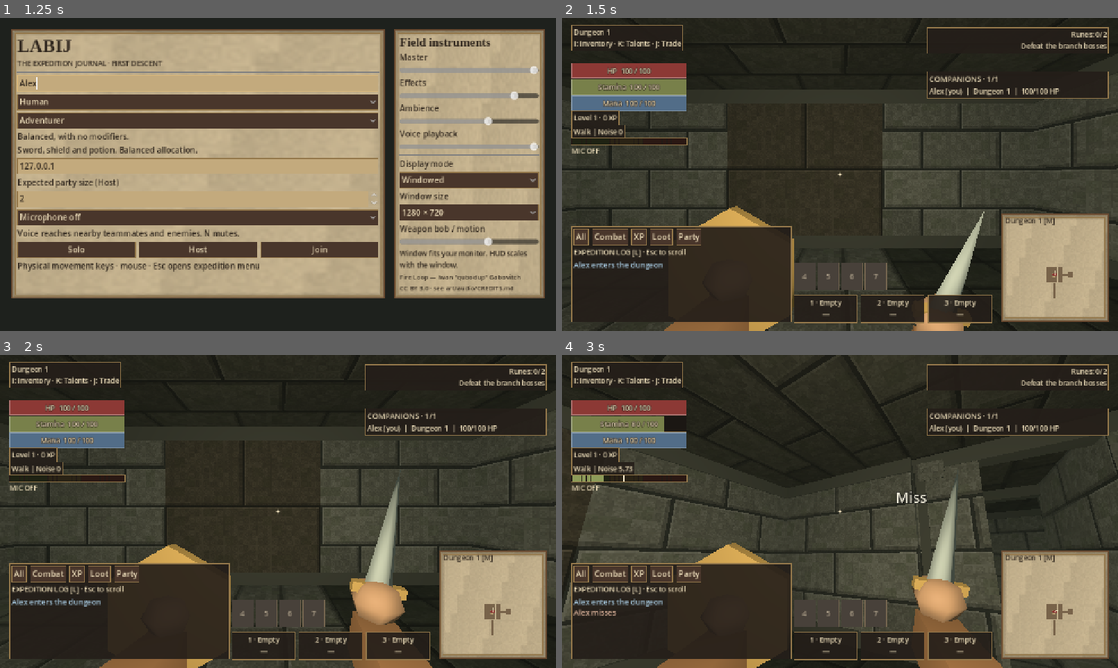
Above: before the commit, frames 1-4 (two rows, left to right).
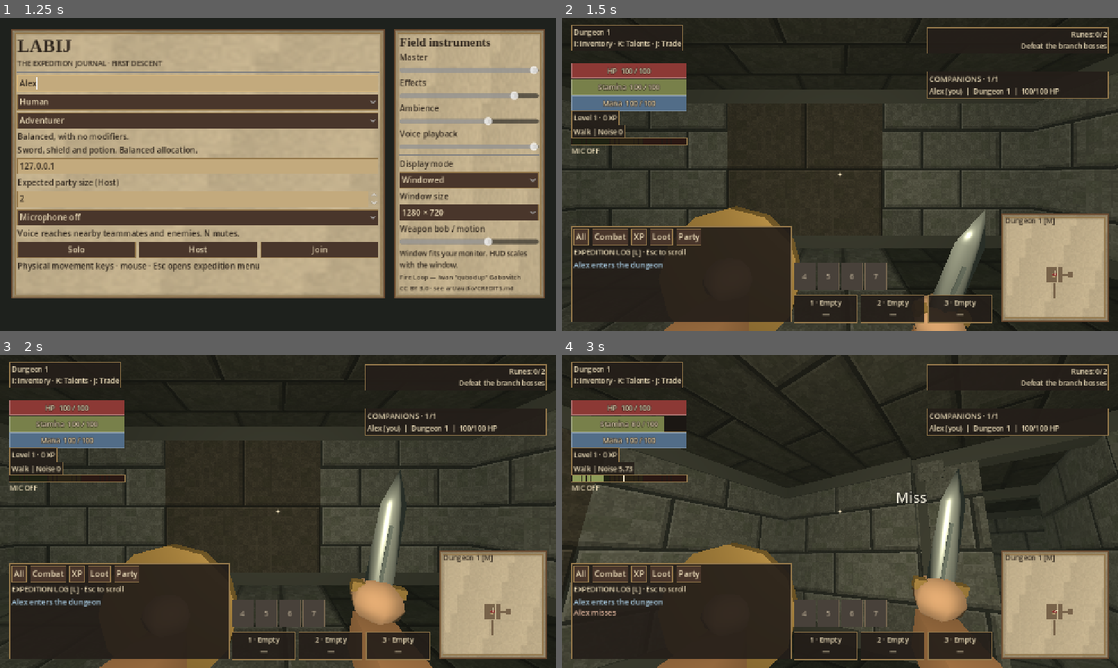
Above: after the commit, the same moments.

Repository: tdonnenfeld/LABIJ
Game: Godot game, scene res://game/main.tscn
The game is run twice, just before and just after one commit, with the same random seed, the same clock (stepped at 60 frames per second) and the same inputs. Sound files missing from this copy of the repository are replaced by a short silence.
Inputs (mouse positions are in pixels of both pictures, inside the frame that each line leads up to):
- Up to frame 1 (1.25 s): click (200, 83) at 0.52 s; type "Alex" at 0.6 s
- Up to frame 2 (1.5 s): click "Solo" at 1.25 s
- Up to frame 3 (2 s): no input
- Up to frame 4 (3 s): click "All" at 2 s; tap Enter at 2.75 s; move the mouse to (867, 511) at 2.77 s; hold W from 2.78 s (still down); hold Shift from 2.78 s (still down); click (867, 511) at 2.92 s

Frame 1 is identical in both runs. In frame 2, 2.0% of the frame differs, in the area x 22-77%, y 60-100%; in frame 3, 2.2%, in the area x 22-74%, y 36-100%; in frame 4, 2.1%.

Commit message:
Refine weapon silhouettes, grip wraps, shield rivets, helmets and loot materials

Diff:
--- a/game/items/loot_models.gd
+++ b/game/items/loot_models.gd
@@ -11,11 +11,12 @@
 	if not materials.has(color):
 		var mat := StandardMaterial3D.new()
 		mat.albedo_color = color
-		mat.roughness = 0.75
+		mat.roughness = 0.46 if color == STEEL or color == BRASS else 0.88
+		mat.metallic = 0.55 if color == STEEL or color == BRASS else 0.0
 		mat.cull_mode = BaseMaterial3D.CULL_DISABLED
 		mat.emission_enabled = true
 		mat.emission = color
-		mat.emission_energy_multiplier = 0.16
+		mat.emission_energy_multiplier = 0.06
 		materials[color] = mat
 	return materials[color]
 
@@ -38,7 +39,7 @@
 	mesh.top_radius = radius if tip < 0.0 else tip
 	mesh.bottom_radius = radius
 	mesh.height = height
-	mesh.radial_segments = 6
+	mesh.radial_segments = 12
 	mesh.rings = 0
 	part(parent, mesh, at, color, angle)
 
@@ -47,17 +48,25 @@
 	mesh.radius = radius
 	mesh.height = radius * 1.7
 	mesh.radial_segments = 6
-	mesh.rings = 3
+	mesh.rings = 5
 	part(parent, mesh, at, color)
 
 static func blade(parent: Node3D, at: Vector3, width: float, length: float, color: Color) -> void:
 	var surface := SurfaceTool.new()
 	surface.begin(Mesh.PRIMITIVE_TRIANGLES)
-	var points := [Vector3(-width * 0.5, 0, 0), Vector3(0, 0.022, 0), Vector3(width * 0.5, 0, 0), Vector3(0, -0.022, 0), Vector3(0, 0, -length)]
-	for i in range(4):
-		surface.add_vertex(points[i])
-		surface.add_vertex(points[(i + 1) % 4])
-		surface.add_vertex(points[4])
+	var rings: Array[Array] = []
+	for z in [0.0, -length * 0.72, -length]:
+		var w := width * (0.5 if z == 0.0 else (0.42 if z > -length else 0.0))
+		var thickness := 0.018 if z > -length else 0.0
+		rings.append([Vector3(-w, 0, z), Vector3(0, thickness, z), Vector3(w, 0, z), Vector3(0, -thickness, z)])
+	for j in range(2):
+		for i in range(4):
+			var next := (i + 1) % 4
+			for point in [rings[j][i], rings[j][next], rings[j + 1][i]]:
+				surface.add_vertex(point)
+			if j == 0:
+				for point in [rings[j][next], rings[j + 1][next], rings[j + 1][i]]:
+					surface.add_vertex(point)
 	surface.generate_normals()
 	part(parent, surface.commit(), at, color)
 
@@ -85,15 +94,30 @@
 			box(model, Vector3(0, 0, base_at), Vector3(0.10 if base == "spear" else 0.22, 0.04, 0.045), BRASS)
 			blade(model, Vector3(0, 0, base_at), 0.085 if base == "venom_dagger" else 0.12, length, STEEL if base != "venom_dagger" else Color("#789568"))
 			gem(model, Vector3(0, 0, handle * 0.75), 0.04, BRASS)
+			for i in range(5):
+				cylinder(model, Vector3(0, 0, handle * (0.06 + 0.13 * i)), 0.027, 0.018, LEATHER, -1.0, flat)
+			if base == "sword":
+				box(model, Vector3(0, 0.019, base_at - length * 0.31), Vector3(0.014, 0.006, length * 0.48), Color("#59635f"))
 		"axe":
 			box(model, Vector3.ZERO, Vector3(0.05, 0.05, 0.65), WOOD)
-			box(model, Vector3(0.10, 0, -0.23), Vector3(0.25, 0.06, 0.22), STEEL)
-			box(model, Vector3(0.23, 0, -0.23), Vector3(0.035, 0.08, 0.26), Color("#d9d9c5"))
+			var head := Node3D.new()
+			model.add_child(head)
+			head.position = Vector3(0, 0, -0.23)
+			head.rotation.y = -PI / 2.0
+			blade(head, Vector3.ZERO, 0.24, 0.26, STEEL)
+			cylinder(model, Vector3(0, 0, -0.23), 0.045, 0.12, BRASS, -1.0, flat)
+			for i in range(6):
+				cylinder(model, Vector3(0, 0, 0.05 + i * 0.035), 0.031, 0.018, LEATHER, -1.0, flat)
 		"bow", "longbow":
-			var points := [Vector3(0, 0, -0.34), Vector3(0.15, 0, -0.23), Vector3(0.22, 0, 0), Vector3(0.15, 0, 0.23), Vector3(0, 0, 0.34)]
+			var points: Array[Vector3] = []
+			var span := 0.43 if base == "longbow" else 0.34
+			for i in range(13):
+				var t := float(i) / 12.0
+				points.append(Vector3(sin(t * PI) * 0.22, 0, lerpf(-span, span, t)))
 			for i in range(points.size() - 1):
-				rod(model, points[i], points[i + 1], 0.055, WOOD)
-			rod(model, points[0], points[-1], 0.012, Color("#d5c19a"))
+				rod(model, points[i], points[i + 1], 0.035 + 0.018 * sin(float(i) / 12.0 * PI), WOOD)
+			rod(model, points[0], points[-1], 0.008, Color("#d5c19a"))
+			box(model, Vector3(0.22, 0, 0), Vector3(0.06, 0.065, 0.12), LEATHER)
 		"staff", "ember_staff", "oracle_staff":
 			box(model, Vector3.ZERO, Vector3(0.06, 0.06, 0.72), WOOD)
 			cylinder(model, Vector3(0, 0, -0.34), 0.095, 0.13, BRASS, 0.07, flat)
@@ -102,6 +126,12 @@
 			cylinder(model, Vector3.ZERO, 0.28, 0.055, BRASS)
 			cylinder(model, Vector3(0, 0.04, 0), 0.25, 0.04, WOOD if base == "shield" else STEEL)
 			gem(model, Vector3(0, 0.08, 0), 0.09, BRASS)
+			for i in range(8):
+				var angle := TAU * float(i) / 8.0
+				gem(model, Vector3(cos(angle) * 0.235, 0.065, sin(angle) * 0.235), 0.018, BRASS)
+			if base == "shield":
+				for x in [-0.12, 0.12]:
+					box(model, Vector3(x, 0.065, 0), Vector3(0.012, 0.01, 0.40), Color("#513b28"))
 		"leather", "mail", "ward_mail":
 			box(model, Vector3.ZERO, Vector3(0.37, 0.11, 0.43), LEATHER if base == "leather" else STEEL)
 			for x in [-0.23, 0.23]:
@@ -111,6 +141,9 @@
 		"iron_helm":
 			gem(model, Vector3(0, 0.08, 0), 0.17, STEEL)
 			box(model, Vector3(0, 0.02, -0.13), Vector3(0.20, 0.13, 0.06), STEEL)
+			box(model, Vector3(0, 0.06, -0.166), Vector3(0.16, 0.025, 0.012), Color("#302b26"))
+			for x in [-0.09, 0.09]:
+				gem(model, Vector3(x, 0.02, -0.163), 0.018, BRASS)
 		"leather_gloves", "iron_boots":
 			for x in [-0.10, 0.10]:
 				box(model, Vector3(x, 0.04, 0), Vector3(0.13, 0.10, 0.24), LEATHER if base == "leather_gloves" else STEEL)
@@ -126,6 +159,8 @@
 			cylinder(model, Vector3(0, 0.06, 0), 0.11, 0.20, Color("#9b4641"), 0.08)
 			cylinder(model, Vector3(0, 0.20, 0), 0.045, 0.08, Color("#a0b7aa"))
 			cylinder(model, Vector3(0, 0.25, 0), 0.05, 0.05, WOOD)
+			cylinder(model, Vector3(0, 0.17, 0), 0.065, 0.025, BRASS)
+			box(model, Vector3(0, 0.08, -0.10), Vector3(0.10, 0.095, 0.018), Color("#d5c19a"))
 		"noise_stone":
 			gem(model, Vector3(0, 0.025, 0), 0.14, Color("#83867a"))
 		"arrows":
